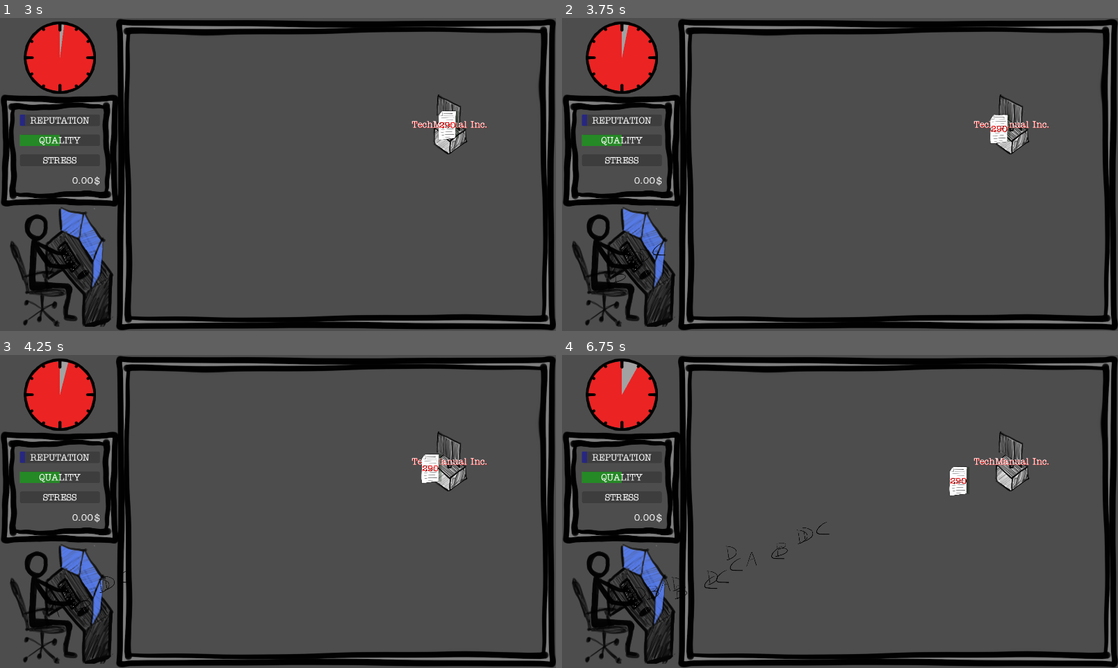
Above: before the commit, frames 1-4 (two rows, left to right).
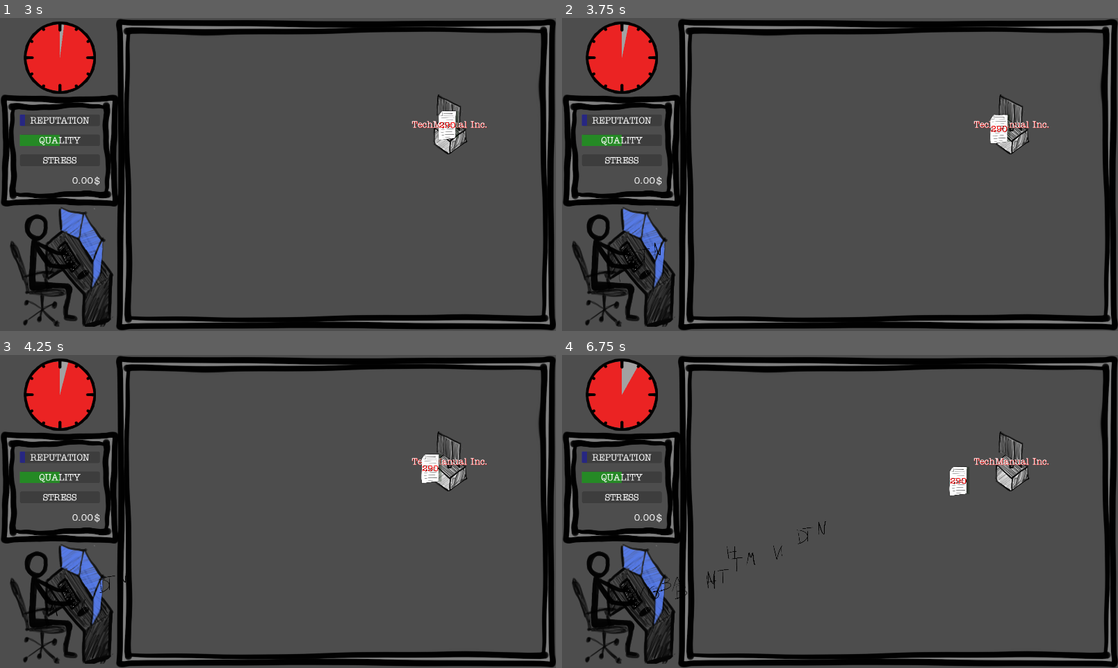
Above: after the commit, the same moments.

Repository: ildede/game-off-2025
Game: Godot game, scene res://scenes/ui/start_screen/start.tscn
Two runs of this game, one before a commit and one after it. Both use one fixed random seed, a clock stepped at 60 frames per second and the inputs below.
Inputs (mouse positions are in pixels of both pictures, inside the frame that each line leads up to):
- Up to frame 1 (3 s): click "START" at 0.5 s; move the mouse to (400, 158) at 1.27 s; tap Enter at 2 s; move the mouse to (166, 190) at 2.02 s; click "Accept" at 2.75 s
- Up to frame 2 (3.75 s): click (1012, 124) at 3.5 s
- Up to frame 3 (4.25 s): no input
- Up to frame 4 (6.75 s): click (1012, 461) at 4.25 s; click (1012, 461) at 5 s; move the mouse to (895, 442) at 5.77 s; move the mouse to (812, 574) at 6.52 s

Frame 1 is identical in both runs. In frame 2, less than 0.1% of the frame differs, in the area x 9-19%, y 71-85%; in frame 3, less than 0.1%; in frame 4, 0.3%, in the area x 13-49%, y 53-79%.

Commit message:
feat: add all other letters to the randomness

Diff:
--- a/scenes/game/entities/letter/letter.gd
+++ b/scenes/game/entities/letter/letter.gd
@@ -2,7 +2,7 @@
 class_name Letter
 
 var speed = 200
-var possible_letters = ["A","B","C","D"]
+var possible_letters = ["A","B","C","D", "E", "F", "G", "H", "I" , "L", "M", "N", "O", "P", "Q", "R", "S", "T", "U", "V", "Z"]
 var target: PathFollow2D
 var target_id: int
 var word_count: int = 10
Binary file added: scenes/game/entities/letter/assets/E.png
Not shown, added: scenes/game/entities/letter/assets/E.png.import
Binary file added: scenes/game/entities/letter/assets/F.png
Not shown, added: scenes/game/entities/letter/assets/F.png.import
Binary file added: scenes/game/entities/letter/assets/G.png
Not shown, added: scenes/game/entities/letter/assets/G.png.import
Binary file added: scenes/game/entities/letter/assets/H.png
Not shown, added: scenes/game/entities/letter/assets/H.png.import
Binary file added: scenes/game/entities/letter/assets/I.png
Not shown, added: scenes/game/entities/letter/assets/I.png.import
Binary file added: scenes/game/entities/letter/assets/L.png
Not shown, added: scenes/game/entities/letter/assets/L.png.import
(and 22 more such lines)
